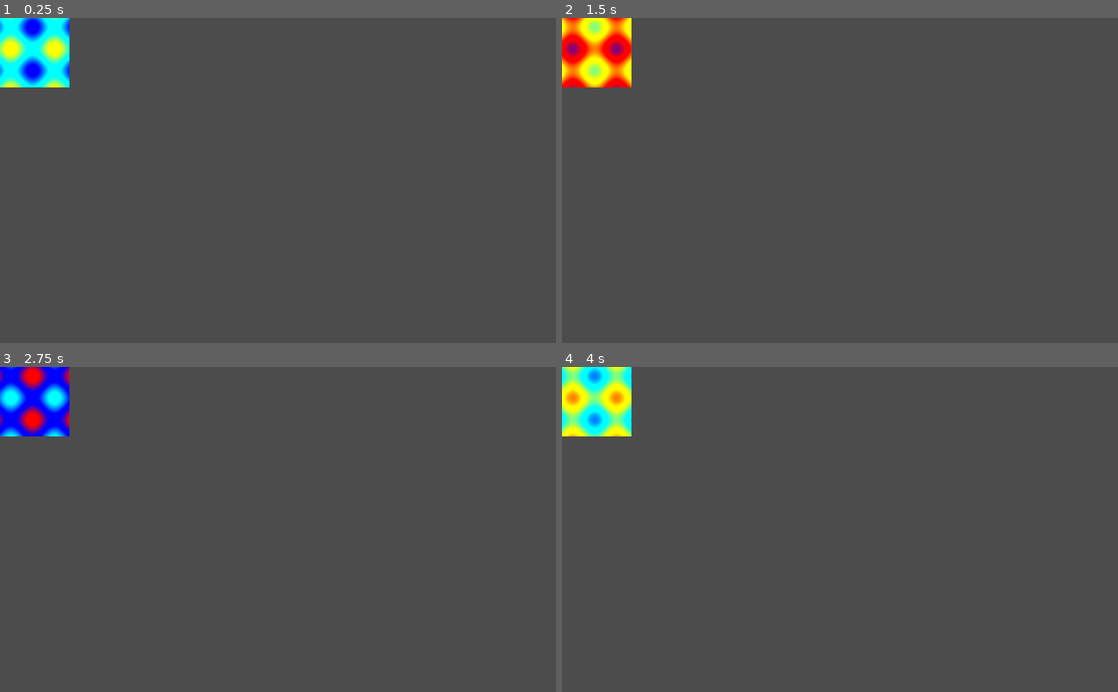
Above: before the commit, frames 1-4 (two rows, left to right).
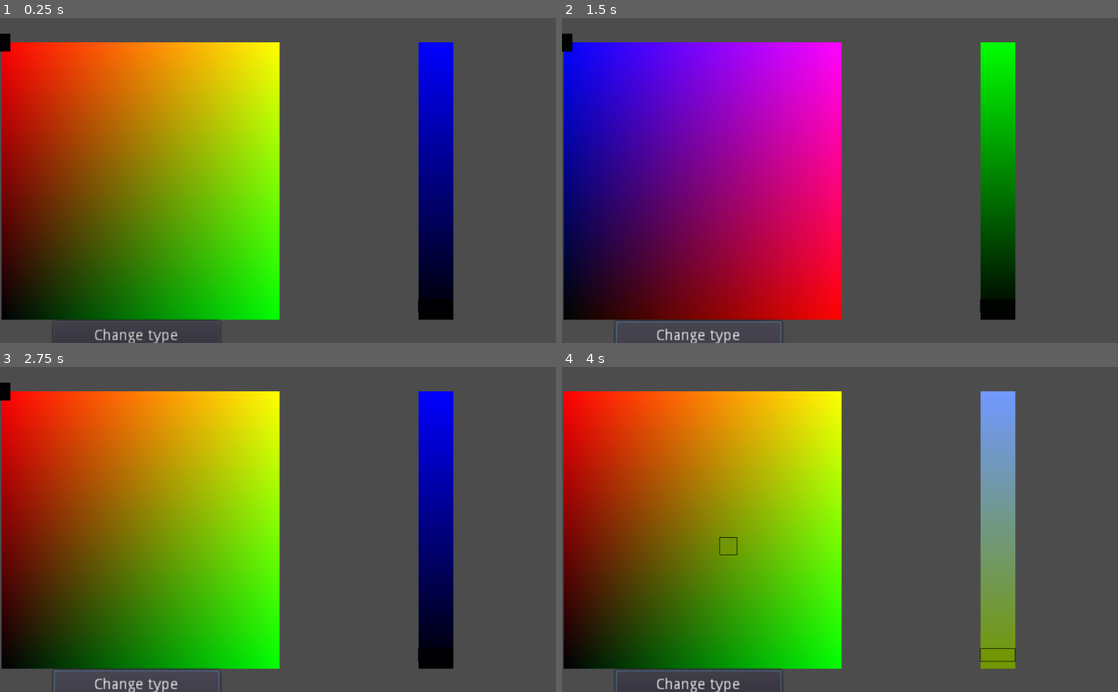
Above: after the commit, the same moments.

Repository: AntonBogun/Fancy-Color-Picker
Game: Godot game, scene res://Bruh.tscn
Two runs of this game, one before a commit and one after it. Both use one fixed random seed, a clock stepped at 60 frames per second and the inputs below.
Inputs (mouse positions are in pixels of both pictures, inside the frame that each line leads up to):
- Up to frame 1 (0.25 s): no input
- Up to frame 2 (1.5 s): click (701, 336) at 0.5 s, where only the run after the commit has a clickable "Change type"; click (701, 336) at 1.25 s, where only the run after the commit has a clickable "Change type"
- Up to frame 3 (2.75 s): click (139, 685) at 2 s, where only the run after the commit has a clickable "Change type"
- Up to frame 4 (4 s): move the mouse to (962, 513) at 2.77 s; press the mouse at (962, 513) at 2.78 s; move the mouse to (728, 545) at 3.52 s; release the mouse at (728, 545) at 3.53 s; click (728, 545) at 3.6 s

The runs differ from the first frame. In frame 1, 49% of the frame differs, in the area x 0-82%, y 0-100%; in frame 2, 50%; in frame 3, 50%; in frame 4, 50%.

Commit message:
COULORURESS

Diff:
--- /dev/null
+++ b/2dcolor.gd
@@ -0,0 +1,60 @@
+extends Polygon2D
+
+
+# Declare member variables here. Examples:
+# var a = 2
+# var b = "text"
+
+var type =0
+# Called when the node enters the scene tree for the first time.
+func _ready():
+	material.set_shader_param("vertex0",polygon[0]+position);
+	material.set_shader_param("vertex1",polygon[1]+position);
+	material.set_shader_param("vertex2",polygon[2]+position);
+	material.set_shader_param("vertex3",polygon[3]+position);
+	material.set_shader_param("zoom",1/get_node("..").zoom.x);
+	$Button.connect("pressed",self,"_update")
+var i=6
+var rng=RandomNumberGenerator.new()
+
+func _update():
+	type=(type+1)%3
+	material.set_shader_param("mode",type)
+	$VSlider.material.set_shader_param("mode",type)
+# Called every frame. 'delta' is the elapsed time since the previous frame.
+
+
+func vertconv(vert,viewpoort,zooom):
+	return Vector2(viewpoort.x/2.0+vert.x*zooom,viewpoort.y/2.0+vert.y*zooom)
+
+
+func ifinbox(pos, pos1, pos2):
+	return (pos2.x>pos.x && pos.x>pos1.x && pos2.y>pos.y && pos.y>pos1.y);
+var mouseraw=Vector2()
+var mousepos=Vector2()
+func _process(delta):
+	i-=int(i>0)
+	var pos1=vertconv(polygon[0]+position,get_viewport_rect().size,1/get_node("..").zoom.x)
+	var pos2=vertconv(polygon[2]+position,get_viewport_rect().size,1/get_node("..").zoom.x)
+	var ok = ifinbox(get_viewport().get_mouse_position(),pos1,pos2)
+	material.set_shader_param("viewport",get_viewport_rect().size)
+	var slider =$VSlider.value
+	material.set_shader_param("slider",slider)
+	if(ok&&Input.is_action_pressed("mouse_left")):
+		mouseraw=(get_viewport().get_mouse_position()-pos1)*get_node("..").zoom.x
+		mousepos=Vector2(mouseraw.x,256-mouseraw.y)
+
+	var r =mousepos.x*float(type==2)+mousepos.y*float(type==0)+slider*float(type==1);
+	var g =mousepos.x*float(type==0)+mousepos.y*float(type==1)+slider*float(type==2);
+	var b =mousepos.x*float(type==1)+mousepos.y*float(type==2)+slider*float(type==0);
+	$Colorpick.position=mouseraw-Vector2(128,128)
+	$Colorpick.color=Color(r/256,g/256,b/256,1)
+	$VSlider/picksmol.color=Color(r/256,g/256,b/256,1)
+	$VSlider.material.set_shader_param("red",r)
+	$VSlider.material.set_shader_param("gre",g)
+	$VSlider.material.set_shader_param("blu",b)
+	#print(ok)
+	if(i==0):
+		i=6
+		#rng.randomize()
+		#material.set_shader_param("color",Color(rng.randf(),rng.randf(),rng.randf(),1));
--- a/Bruh.tscn
+++ b/Bruh.tscn
@@ -1,42 +1,61 @@
-[gd_scene load_steps=3 format=2]
+[gd_scene load_steps=8 format=2]
 
-[sub_resource type="Shader" id=1]
-code = "shader_type canvas_item;
-uniform vec4 color : hint_color;
+[ext_resource path="res://2dcolor.gd" type="Script" id=1]
+[ext_resource path="res://Material.tres" type="Material" id=2]
+[ext_resource path="res://SLIDER.gd" type="Script" id=3]
+[ext_resource path="res://materialslider.tres" type="Material" id=4]
+[ext_resource path="res://colorpick.gd" type="Script" id=5]
+[ext_resource path="res://VSlider.gd" type="Script" id=6]
 
-
-float f(float x){
-	return max(min(abs((x/2.0-round(x/2.0)+0.5)*2.0-1.0)*3.0-1.0,1.0),0.0);
-}
-float f1(vec2 x,float div){
-	return ((sin(x.r/2560.0*div)-sin(x.g/2560.0*div))+2.0)/4.0;
-	//return (x.r+x.g)/2560.0*div;
-}
-vec4 colfunc(float time){
-	return vec4(f(-time),f(-time-1.5),f(-time-3.0),1);
-}
-void fragment() {
-	vec2 pos=FRAGCOORD.rg;
-    vec4 curr_color = texture(TEXTURE,UV); // Get current color of pixel
-	vec4 col=colfunc(TIME-f1(pos,200));
-    ///if (curr_color.w!=float(0)){
-       // COLOR = color
-    //}else{
-      //  COLOR = curr_color;
-    ///}
-	COLOR= col;
-}"
-
-[sub_resource type="ShaderMaterial" id=2]
-shader = SubResource( 1 )
-shader_param/color = Color( 0.45098, 0.14902, 0.14902, 1 )
+[sub_resource type="ShaderMaterial" id=1]
 
 [node name="Node2D" type="Node2D"]
 
-[node name="Polygon2D" type="Polygon2D" parent="."]
-material = SubResource( 2 )
-position = Vector2( -128, -128 )
+[node name="Camera2D" type="Camera2D" parent="."]
+current = true
+zoom = Vector2( 0.5, 0.5 )
+
+[node name="HUE" type="Polygon2D" parent="Camera2D"]
+material = ExtResource( 2 )
+position = Vector2( -126.662, 0.643311 )
 color = Color( 0, 0, 0, 1 )
-polygon = PoolVector2Array( 0, 0, 256, 0, 256, 256, 0, 256 )
+polygon = PoolVector2Array( -128, -128, 128, -128, 128, 128, -128, 128 )
+script = ExtResource( 1 )
 
-[node name="Camera2D" type="Camera2D" parent="."]
+[node name="Button" type="Button" parent="Camera2D/HUE"]
+material = SubResource( 1 )
+margin_left = -79.5
+margin_top = 128.5
+margin_right = 73.5
+margin_bottom = 156.5
+text = "Change type"
+__meta__ = {
+"_edit_use_anchors_": false
+}
+
+[node name="VSlider" type="VSlider" parent="Camera2D/HUE"]
+material = ExtResource( 4 )
+margin_left = 256.0
+margin_top = -128.0
+margin_right = 272.0
+margin_bottom = 128.0
+rect_scale = Vector2( 2, 1 )
+max_value = 255.0
+value = 5.0
+tick_count = 16
+script = ExtResource( 6 )
+__meta__ = {
+"_edit_use_anchors_": false
+}
+
+[node name="picksmol" type="Polygon2D" parent="Camera2D/HUE/VSlider"]
+color = Color( 0.243137, 0, 1, 1 )
+polygon = PoolVector2Array( -8, -6, 8, -6, 8, 6, -8, 6 )
+script = ExtResource( 3 )
+Width = 1.0
+
+[node name="Colorpick" type="Polygon2D" parent="Camera2D/HUE"]
+color = Color( 0.243137, 0, 1, 1 )
+polygon = PoolVector2Array( -8, -8, 8, -8, 8, 8, -8, 8 )
+script = ExtResource( 5 )
+Width = 1.0
--- /dev/null
+++ b/Material.tres
@@ -0,0 +1,15 @@
+[gd_resource type="ShaderMaterial" load_steps=2 format=2]
+
+[ext_resource path="res://ShaderHue.shader" type="Shader" id=1]
+
+[resource]
+shader = ExtResource( 1 )
+shader_param/color = Color( 0.45098, 0.14902, 0.14902, 1 )
+shader_param/vertex1 = null
+shader_param/vertex2 = null
+shader_param/vertex3 = null
+shader_param/vertex0 = null
+shader_param/viewport = null
+shader_param/zoom = 2.0
+shader_param/mode = 0
+shader_param/slider = 0.0
--- /dev/null
+++ b/SLIDER.gd
@@ -0,0 +1,37 @@
+extends Polygon2D
+
+
+# Declare member variables here. Examples:
+# var a = 2
+# var b = "text"
+
+
+# Called when the node enters the scene tree for the first time.
+func _ready():
+	pass # Replace with function body.
+
+
+# Called every frame. 'delta' is the elapsed time since the previous frame.
+#func _process(delta):
+#	pass
+export(Color) var OutLine = Color(0,0,0) setget set_color
+export(float) var Width = 2.0 setget set_width
+
+func _draw():
+	var poly = get_polygon()
+	for i in range(1 , poly.size()):
+		draw_line(poly[i-1] , poly[i], OutLine , Width)
+	draw_line(poly[poly.size() - 1] , poly[0], OutLine , Width)
+
+func set_color(color):
+	OutLine = color
+	update()
+
+func set_width(new_width):
+	Width = new_width
+	update()
+func _process(delta):
+	if(get_parent() is VSlider):
+		position=Vector2(8,(1-get_parent().value/255.0)*(get_parent().rect_size.y-16)+8)
+	else:
+		position=Vector2((get_parent().value/255.0)*(get_parent().rect_size.y)+8,0)
--- /dev/null
+++ b/ShaderHue.shader
@@ -0,0 +1,59 @@
+shader_type canvas_item;
+uniform vec4 color : hint_color;
+uniform vec2 vertex1;
+uniform vec2 vertex2;
+uniform vec2 vertex3;
+uniform vec2 vertex0;
+uniform vec2 viewport;
+uniform float zoom = 2.0;
+uniform int mode = 0;
+uniform float slider=0;
+//BS AFTER THIS LINE BRUHHHHHHH
+
+
+float f(float x){
+	return max(min(abs((x/2.0-round(x/2.0)+0.5)*2.0-1.0)*3.0-1.0,1.0),0.0);
+}
+float f1(vec2 x,float div){
+	//return ((sin(x.r/2560.0*div)-sin(x.g/2560.0*div))+2.0)/4.0;
+	return (x.r+x.g)/2560.0*div;
+}
+vec4 colfunc(float time){
+	return vec4(f(-time),f(-time-1.5),f(-time-3.0),1);
+}
+
+
+
+//BS ENDS YAYY
+
+
+vec2 vertconv(vec2 vert, vec2 viewpoort, float zooom){
+
+	return vec2(viewpoort.r/2.0+vert.r*zooom,viewpoort.g/2.0-vert.g*zooom);
+}
+bool ifinbox(vec2 pos, vec2 pos1, vec2 pos2){
+	return (pos2.r>pos.r && pos.r>pos1.r && pos2.g>pos.g && pos.g>pos1.g);
+}
+
+
+void fragment() {
+	vec2 pos=FRAGCOORD.rg;
+    vec4 curr_color = texture(TEXTURE,UV); // Get current color of pixel (useless tbh)
+	vec4 col=colfunc(TIME/4.0-f1(pos,20));
+
+    ///if (curr_color.w!=float(0)){
+       // COLOR = color
+    //}else{
+      //  COLOR = curr_color;
+    ///}
+	if (ifinbox(pos,vertconv(vertex3,viewport,zoom),vertconv(vertex1,viewport,zoom))){
+		vec2 posrel = pos-vertconv(vertex3,viewport,zoom);
+		float r =posrel.r*float(mode==2)+posrel.g*float(mode==0)+slider*float(mode==1)*zoom;
+		float g =posrel.r*float(mode==0)+posrel.g*float(mode==1)+slider*float(mode==2)*zoom;
+		float b =posrel.r*float(mode==1)+posrel.g*float(mode==2)+slider*float(mode==0)*zoom;
+		COLOR= vec4(r/zoom/255.0,g/zoom/255.0,b/zoom/255.0,1);
+	}else{
+		COLOR= color;
+	}
+
+}
--- /dev/null
+++ b/ShaderSlider.shader
@@ -0,0 +1,60 @@
+shader_type canvas_item;
+uniform vec4 color : hint_color;
+uniform vec2 vertex1;
+uniform vec2 vertex3;
+uniform vec2 viewport;
+uniform float red=0;
+uniform float gre=0;
+uniform float blu=0;
+uniform float zoom = 2.0;
+uniform int mode = 0;
+uniform float slider=0;
+//BS AFTER THIS LINE BRUHHHHHHH
+
+
+float f(float x){
+	return max(min(abs((x/2.0-round(x/2.0)+0.5)*2.0-1.0)*3.0-1.0,1.0),0.0);
+}
+float f1(vec2 x,float div){
+	//return ((sin(x.r/2560.0*div)-sin(x.g/2560.0*div))+2.0)/4.0;
+	return (x.r+x.g)/2560.0*div;
+}
+vec4 colfunc(float time){
+	return vec4(f(-time),f(-time-1.5),f(-time-3.0),1);
+}
+
+
+
+//BS ENDS YAYY
+
+
+vec2 vertconv(vec2 vert, vec2 viewpoort, float zooom){
+
+	return vec2(viewpoort.r/2.0+vert.r*zooom,viewpoort.g/2.0-vert.g*zooom);
+}
+bool ifinbox(vec2 pos, vec2 pos1, vec2 pos2){
+	return (pos2.r>pos.r && pos.r>pos1.r && pos2.g>pos.g && pos.g>pos1.g);
+}
+
+
+void fragment() {
+	vec2 pos=FRAGCOORD.rg;
+    vec4 curr_color = texture(TEXTURE,UV); // Get current color of pixel (useless tbh)
+	vec4 col=colfunc(TIME/4.0-f1(pos,20));
+
+    ///if (curr_color.w!=float(0)){
+       // COLOR = color
+    //}else{
+      //  COLOR = curr_color;
+    ///}
+	if (ifinbox(pos,vertconv(vertex3,viewport,zoom),vertconv(vertex1,viewport,zoom))){
+		vec2 posrel = pos-vertconv(vertex3,viewport,zoom);
+		float r =red*zoom*float(mode!=1)+posrel.g*float(mode==1);
+		float g =gre*zoom*float(mode!=2)+posrel.g*float(mode==2);
+		float b =blu*zoom*float(mode!=0)+posrel.g*float(mode==0);
+		COLOR= vec4(r/zoom/255.0,g/zoom/255.0,b/zoom/255.0,1);
+	}else{
+		COLOR= color;
+	}
+
+}
--- /dev/null
+++ b/TRANSPARENT.tres
@@ -0,0 +1,17 @@
+[gd_resource type="ShaderMaterial" load_steps=2 format=2]
+
+[sub_resource type="Shader" id=1]
+code = "shader_type canvas_item;
+uniform bool off=false;
+void fragment(){
+	if (!off){
+		COLOR=vec4(0,0,0,0);
+	}else{
+		COLOR=texture(TEXTURE,UV);
+	}
+
+}"
+
+[resource]
+shader = SubResource( 1 )
+shader_param/off = true
--- /dev/null
+++ b/VSlider.gd
@@ -0,0 +1,19 @@
+extends VSlider
+
+
+# Declare member variables here. Examples:
+# var a = 2
+# var b = "text"
+
+
+# Called when the node enters the scene tree for the first time.
+func _ready():
+	material.set_shader_param("vertex1",Vector2(rect_size.x*rect_scale.x,-rect_size.y*rect_scale.y)+get_global_position())
+	material.set_shader_param("vertex3",Vector2(-rect_size.x*rect_scale.x,rect_size.y*rect_scale.y)+get_global_position())
+	material.set_shader_param("zoom",1/get_node("../..").zoom.x);
+	pass # Replace with function body.
+
+
+# Called every frame. 'delta' is the elapsed time since the previous frame.
+func _process(delta):
+	material.set_shader_param("viewport",get_viewport_rect().size)
--- /dev/null
+++ b/colorpick.gd
@@ -0,0 +1,30 @@
+extends Polygon2D
+
+
+# Declare member variables here. Examples:
+# var a = 2
+# var b = "text"
+
+
+# Called when the node enters the scene tree for the first time.
+func _ready():
+	pass # Replace with function body.
+
+
+# Called every frame. 'delta' is the elapsed time since the previous frame.
+export(Color) var OutLine = Color(0,0,0) setget set_color
+export(float) var Width = 2.0 setget set_width
+
+func _draw():
+	var poly = get_polygon()
+	for i in range(1 , poly.size()):
+		draw_line(poly[i-1] , poly[i], OutLine , Width)
+	draw_line(poly[poly.size() - 1] , poly[0], OutLine , Width)
+
+func set_color(color):
+	OutLine = color
+	update()
+
+func set_width(new_width):
+	Width = new_width
+	update()
--- /dev/null
+++ b/materialslider.tres
@@ -0,0 +1,16 @@
+[gd_resource type="ShaderMaterial" load_steps=2 format=2]
+
+[ext_resource path="res://ShaderSlider.shader" type="Shader" id=1]
+
+[resource]
+shader = ExtResource( 1 )
+shader_param/color = Color( 0.45098, 0.14902, 0.14902, 1 )
+shader_param/vertex1 = null
+shader_param/vertex3 = null
+shader_param/viewport = null
+shader_param/red = 0.0
+shader_param/gre = 0.0
+shader_param/blu = 0.0
+shader_param/zoom = 2.0
+shader_param/mode = 0
+shader_param/slider = 0.0
--- a/project.godot
+++ b/project.godot
@@ -19,6 +19,14 @@
 run/main_scene="res://Bruh.tscn"
 config/icon="res://icon.png"
 
+[input]
+
+mouse_left={
+"deadzone": 0.51,
+"events": [ Object(InputEventMouseButton,"resource_local_to_scene":false,"resource_name":"","device":-1,"alt":false,"shift":false,"control":false,"meta":false,"command":false,"button_mask":0,"position":Vector2( 0, 0 ),"global_position":Vector2( 0, 0 ),"factor":1.0,"button_index":1,"pressed":false,"doubleclick":false,"script":null)
+ ]
+}
+
 [rendering]
 
 environment/default_environment="res://default_env.tres"
